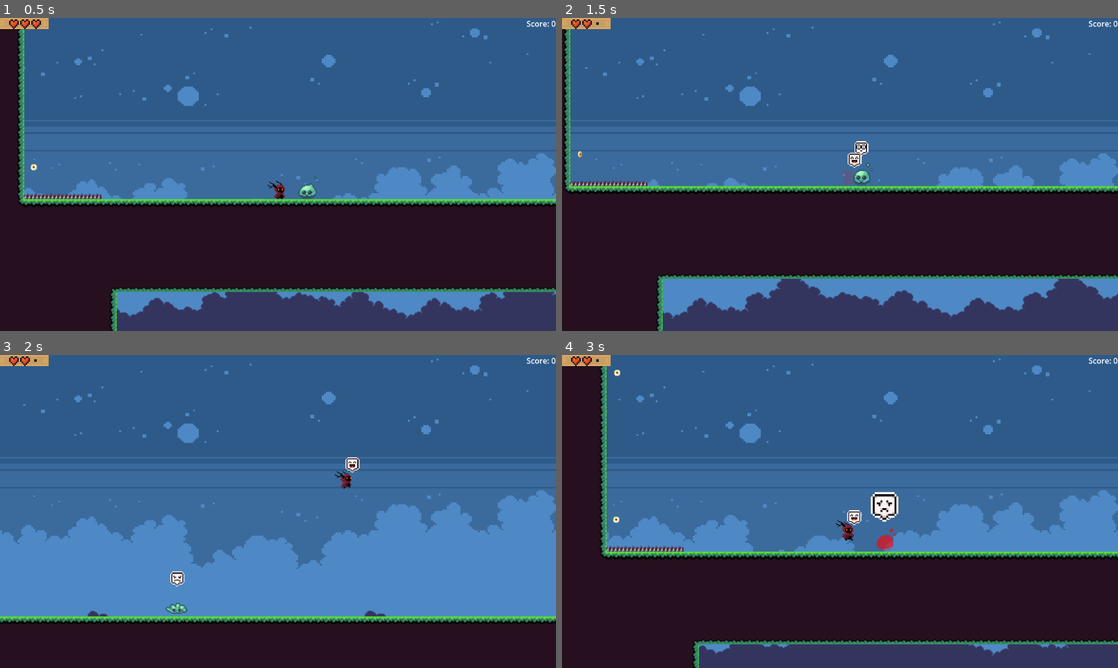
Above: before the commit, frames 1-4 (two rows, left to right).
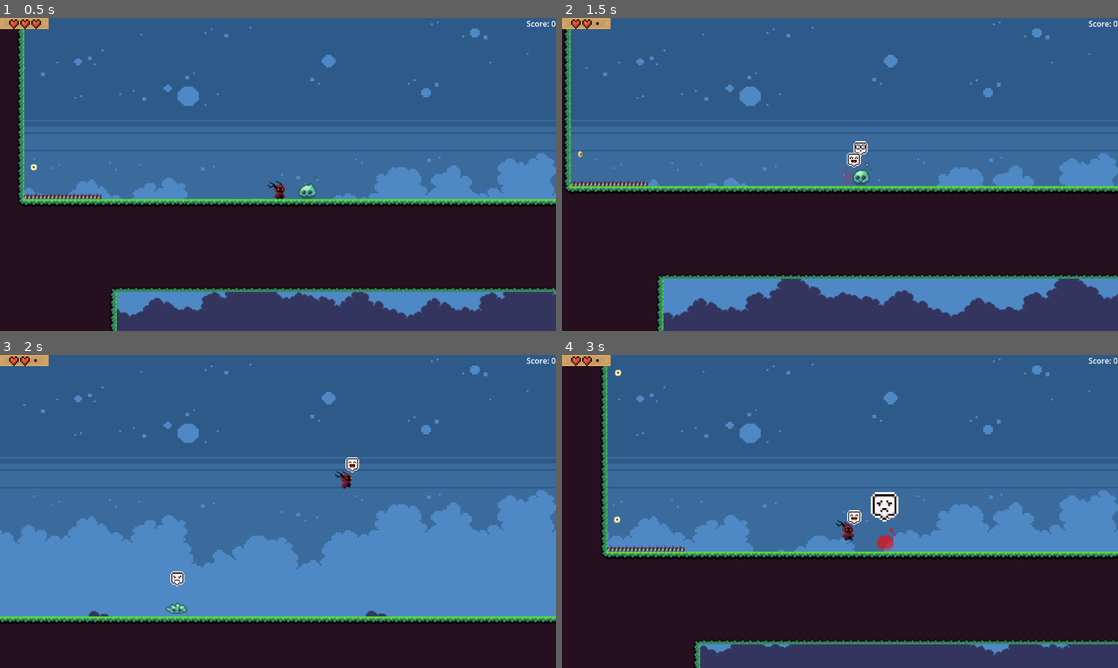
Above: after the commit, the same moments.

Repository: ag-pacier/Serif_Platformer
Game: Godot game, scene res://LevelStuff/Devlevel/devLevel.tscn
Two runs of this game, one before a commit and one after it. Both use one fixed random seed, a clock stepped at 60 frames per second and the inputs below. Sound files missing from this copy of the repository are replaced by a short silence.
Inputs:
- Up to frame 1 (0.5 s): no input
- Up to frame 2 (1.5 s): tap Enter (return_but) at 0.5, 1.35 s; hold Right (right) from 0.53 s (still down); tap F (action) at 0.6 s; tap Space (jump) at 0.77 s
- Up to frame 3 (2 s): keep holding Right (right); tap Space (jump) at 1.52 s
- Up to frame 4 (3 s): release Right (right) at 2.03 s; hold Left (left) 2.03-2.78 s; tap F (action) at 2.1 s; hold Right (right) from 2.78 s (still down); tap Enter (return_but) at 2.85 s

Frame 1 is identical in both runs. In frame 2, 0.6% of the frame differs, in the area x 0-100%, y 3-100%; in frame 3, 0.8%; in frame 4, 1.7%, in the area x 6-100%, y 3-100%.

Commit message:
basic door and art added

Diff:
--- a/LevelStuff/Devlevel/devLevel.tscn
+++ b/LevelStuff/Devlevel/devLevel.tscn
@@ -10,6 +10,7 @@
 [ext_resource type="PackedScene" uid="uid://c31t0m1h55ytb" path="res://LevelStuff/_trigger/trigger_base.tscn" id="8_ngk8f"]
 [ext_resource type="AudioStream" uid="uid://0vli7igu6kxq" path="res://Music/Pixel/Pixel 12.ogg" id="8_ystxo"]
 [ext_resource type="PackedScene" uid="uid://cgryfmkyeh460" path="res://Sprites/coin/coin.tscn" id="9_5q86y"]
+[ext_resource type="PackedScene" uid="uid://xicgr417lmjh" path="res://Sprites/Barriers/DoorToOpen/Door.tscn" id="9_x0utg"]
 [ext_resource type="PackedScene" uid="uid://651qoousmogv" path="res://Sprites/MovingPlatform/MovingPlat.tscn" id="11_p8pol"]
 [ext_resource type="PackedScene" uid="uid://q7ign3bl3yn3" path="res://Sprites/Baddies/Slime/Slime.tscn" id="11_ystxo"]
 
@@ -160,6 +161,9 @@
 [node name="BackgroundMusic" parent="." index="3"]
 stream = ExtResource("8_ystxo")
 
+[node name="Door" parent="Doors" index="0" instance=ExtResource("9_x0utg")]
+position = Vector2(1025, 231)
+
 [node name="Coin" parent="Items/Coins" index="0" instance=ExtResource("9_5q86y")]
 position = Vector2(34, 199)
 
@@ -182,7 +186,7 @@
 position = Vector2(-911, 628)
 
 [node name="TriggerBase" parent="Items/Sign" index="0" instance=ExtResource("8_ngk8f")]
-position = Vector2(119, 201)
+position = Vector2(997, 203)
 
 [node name="MovingPlat" parent="MovingPlats" index="0" instance=ExtResource("11_p8pol")]
 position = Vector2(1105, 628)
--- a/LevelStuff/Devlevel/devlevel.gd
+++ b/LevelStuff/Devlevel/devlevel.gd
@@ -1,16 +1,15 @@
 extends LevelBase
 
-@onready var mood_test = preload("res://Sprites/MoodBubble/MoodBubble.tscn")
+@onready var test_door = $Doors/Door
 
 func _ready():
 	super()
 
 
-func _on_trigger_base_trigger_trip(_bod) -> void:
-	var new_mood = mood_test.instantiate()
-	add_child(new_mood)
-	new_mood.global_position = $Items/Sign/TriggerBase.global_position
-	new_mood.emote(0, true)
+
+func _on_trigger_base_trigger_trip(bod) -> void:
+	if bod.is_in_group("MainC") and test_door != null:
+		test_door.unlock_door()
 
 
 func _on_slime_enemy_gone() -> void:
--- a/LevelStuff/base_level.tscn
+++ b/LevelStuff/base_level.tscn
@@ -39,6 +39,8 @@
 autoplay = true
 bus = &"Music"
 
+[node name="Doors" type="Node2D" parent="."]
+
 [node name="Items" type="Node2D" parent="."]
 
 [node name="Coins" type="Node2D" parent="Items"]
--- /dev/null
+++ b/Sprites/Barriers/DoorToOpen/Door.tscn
@@ -0,0 +1,37 @@
+[gd_scene load_steps=6 format=3 uid="uid://xicgr417lmjh"]
+
+[ext_resource type="Script" uid="uid://cpdysl1hrnhob" path="res://Sprites/Barriers/DoorToOpen/door.gd" id="1_2e2j4"]
+[ext_resource type="AudioStream" uid="uid://qhhgi0b8w4mv" path="res://Sounds/unlock_door.wav" id="2_0xc6w"]
+[ext_resource type="Texture2D" uid="uid://blndbnvi1tihi" path="res://Art/FantasyCave/mainlev_build.png" id="2_fi51p"]
+
+[sub_resource type="RectangleShape2D" id="RectangleShape2D_yelo8"]
+size = Vector2(26, 55)
+
+[sub_resource type="AtlasTexture" id="AtlasTexture_0xc6w"]
+atlas = ExtResource("2_fi51p")
+region = Rect2(752, 96, 48, 48)
+
+[node name="Door" type="Node2D"]
+script = ExtResource("1_2e2j4")
+
+[node name="OpenDoorSound" type="AudioStreamPlayer" parent="."]
+stream = ExtResource("2_0xc6w")
+bus = &"Effects"
+
+[node name="StaticBody2D" type="StaticBody2D" parent="."]
+collision_layer = 4
+collision_mask = 0
+
+[node name="CollisionShape2D" type="CollisionShape2D" parent="StaticBody2D"]
+position = Vector2(0, -27.5)
+shape = SubResource("RectangleShape2D_yelo8")
+
+[node name="Default" type="Sprite2D" parent="StaticBody2D"]
+position = Vector2(9.53674e-07, -27.5)
+scale = Vector2(0.541667, 1.14583)
+texture = SubResource("AtlasTexture_0xc6w")
+
+[node name="Open" type="Sprite2D" parent="StaticBody2D"]
+visible = false
+
+[connection signal="finished" from="OpenDoorSound" to="." method="_on_open_door_sound_finished"]
--- /dev/null
+++ b/Sprites/Barriers/DoorToOpen/door.gd
@@ -0,0 +1,21 @@
+extends Node2D
+class_name Door
+
+@export var poof_unlock: bool = false
+@export var key_unlock: bool
+
+func _ready() -> void:
+	if $StaticBody2D/Open.texture == null:
+		poof_unlock = true
+
+func unlock_door() -> void:
+	$OpenDoorSound.play()
+	$StaticBody2D/CollisionShape2D.set_deferred("disabled", true)
+	if !poof_unlock:
+		$StaticBody2D/Default.set_deferred("visible", false)
+		$StaticBody2D/Open.set_deferred("visible", true)
+
+
+func _on_open_door_sound_finished() -> void:
+	if poof_unlock:
+		queue_free()
Binary file added: Art/FantasyCave/background1.png
Not shown, added: Art/FantasyCave/background1.png.import
Binary file added: Art/FantasyCave/background2.png
Not shown, added: Art/FantasyCave/background2.png.import
Binary file added: Art/FantasyCave/background3.png
Not shown, added: Art/FantasyCave/background3.png.import
Binary file added: Art/FantasyCave/background4a.png
Not shown, added: Art/FantasyCave/background4a.png.import
Binary file added: Art/FantasyCave/background4b.png
Not shown, added: Art/FantasyCave/background4b.png.import
Binary file added: Art/FantasyCave/mainlev_build.png
Not shown, added: Art/FantasyCave/mainlev_build.png.import
(and 14 more such lines)
